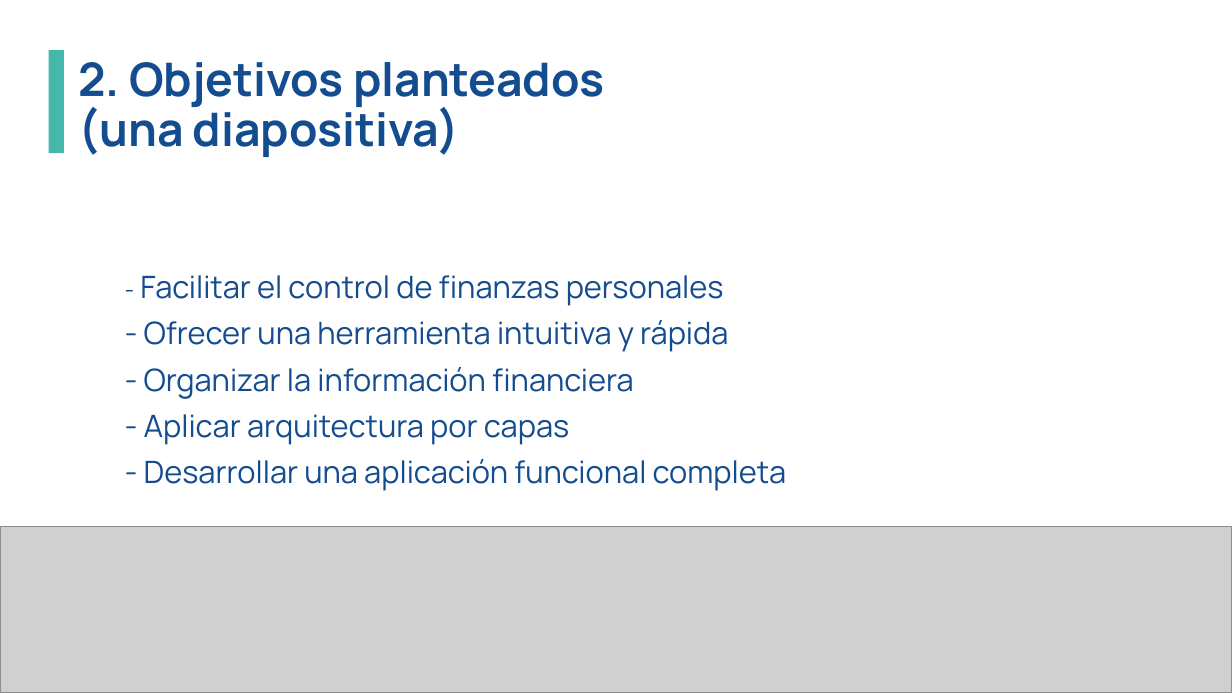
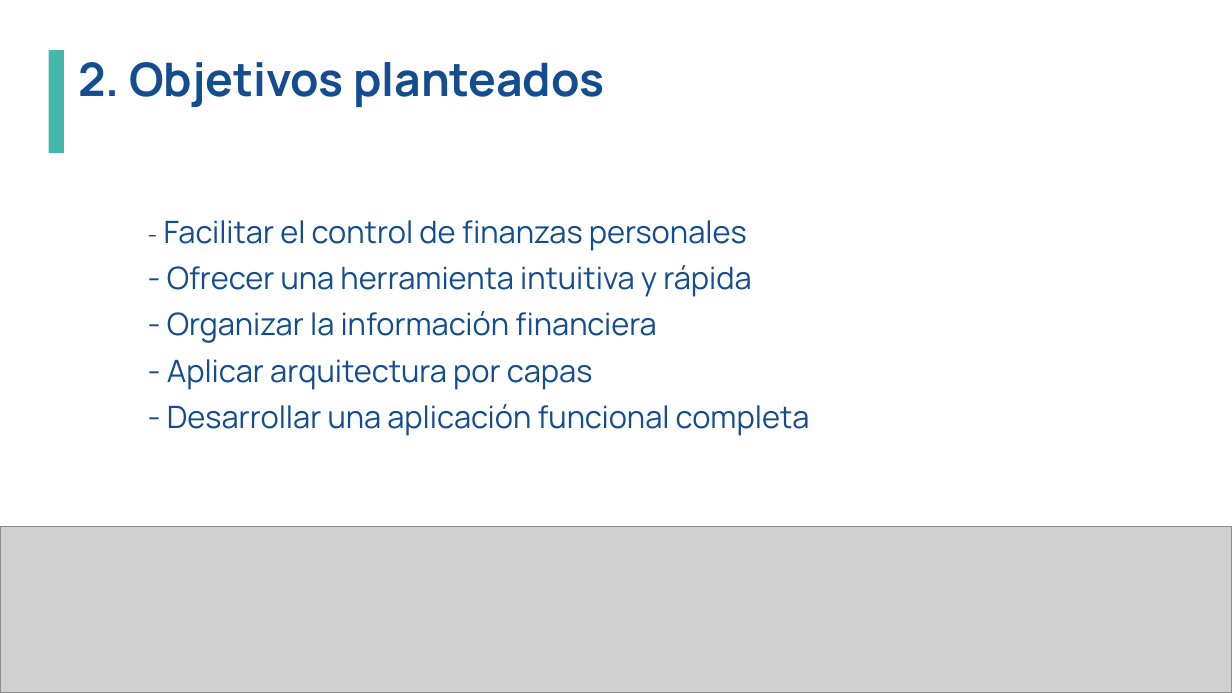
Before and after one commit to DiegoJMartinRoldan/Finance-app, a slide deck: slide 3 of docs/Sistema Gestor de Finanzas Personales - Diego J. Martín Roldán.pptx. Drawn at 1232x693 pixels with LibreOffice and Linux fonts; fonts in the diff are those of the drawing; grey boxes stand for pictures; background and template pictures are left out. Boxes give left, top, right and bottom in pixels: in the first picture for what was removed or moved away, otherwise in the second. Text is boxed around its words. In the diff, an @@ line names an element or a change of style, - is before the commit and + after.

Commit message:
PowerPoint

```diff
--- a/docs/Sistema Gestor de Finanzas Personales - Diego J. Martín Roldán.pptx
+++ b/docs/Sistema Gestor de Finanzas Personales - Diego J. Martín Roldán.pptx
@@ text at <box>78,62,604,107</box>: text changed @@
-2. Objetivos planteados
-(una diapositiva)
+2. Objetivos planteados
@@ text "- Facilitar el control de ...": place and size @@
-text "- Facilitar el control de ..." at <box>140,275,787,491</box>
+text "- Facilitar el control de ..." at <box>164,220,810,436</box>
```
